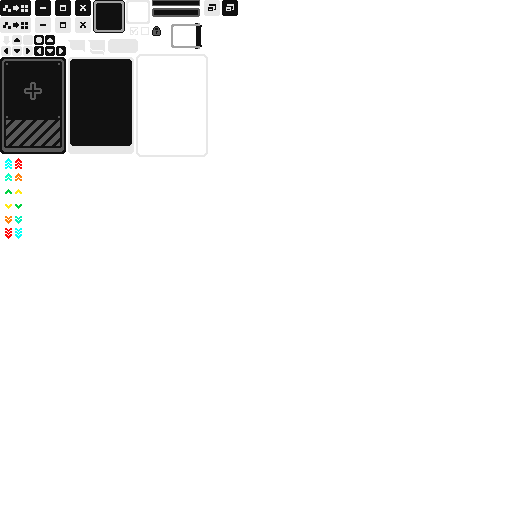
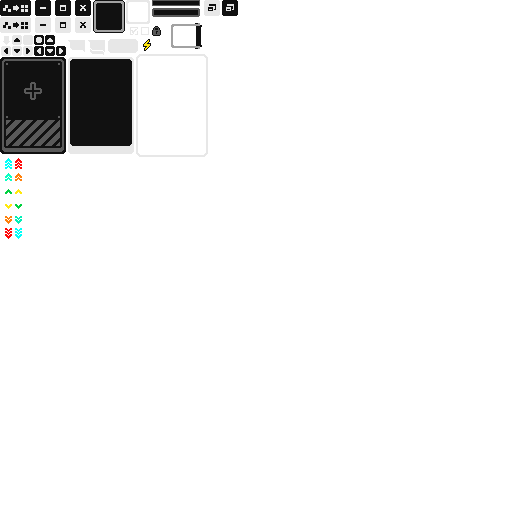
Layers edited between the first and the second 512×512 image:
added layer "图层 20" above "图层 2" over box(143, 39, 151, 51)
